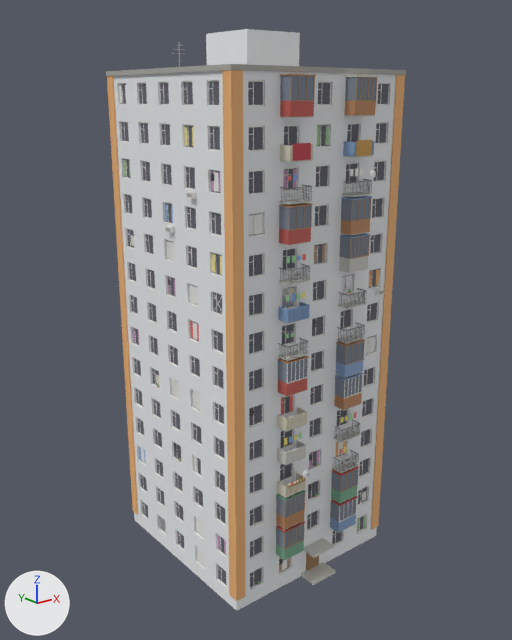
Before and after pictures for a commit that changed the glTF model assets/models/courtyard/tower_block.glb.
Rendered twice from a camera (50 mm lens) standing at (-35.7, -45.0, 38.2) and looking at (-0.3, -0.8, 20.5). Every picture has the same lights, and +X, +Y and +Z are marked at lower left. The older version comes first. Vertices at exactly the same position are counted once.

In view in the first picture: 'tower_block'.
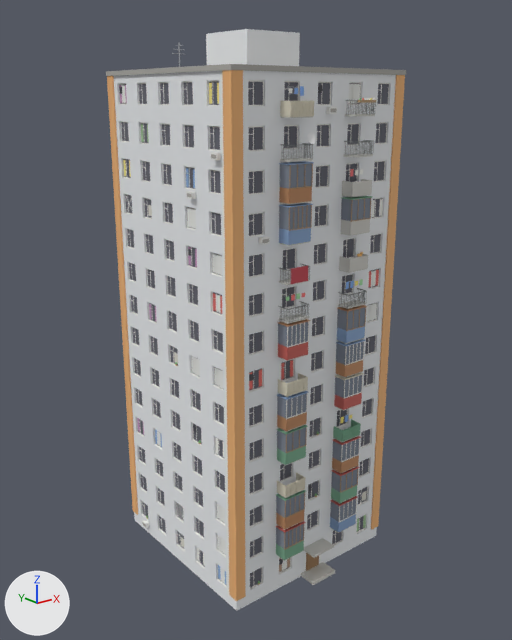
Where the change shows, as pixel boxes [x1, y1, x2, y2] in the pictures (512 x 640 px):
part 1 of me_tower_block, deleted: before [131, 74, 384, 537]
part 2 of me_tower_block, reshaped: before [212, 75, 377, 554]; after [119, 83, 383, 584]
part 3 of me_tower_block, recoloured: [123, 160, 131, 177] in both
part 4 of me_tower_block, recoloured (light grey to green): [277, 446, 306, 465] in both
part 5 of me_tower_block, recoloured (red to blue): [279, 228, 311, 245] in both
part 6 of me_tower_block, recoloured: [341, 196, 372, 200] in both
part 7 of me_tower_block, recoloured (blue to orange): [335, 360, 363, 377] in both
part 8 of me_tower_block, recoloured: [335, 372, 364, 380] in both
part 9 of me_tower_block, recoloured: before [291, 304, 309, 321]; after [292, 142, 370, 322]
part 10 of me_tower_block, recoloured (orange to red): [334, 393, 362, 410] in both
part 11 of me_tower_block, recoloured: [279, 203, 366, 346] in both
part 12 of me_tower_block, recoloured: after [296, 145, 308, 161]
part 13 of me_tower_block, recoloured: after [287, 324, 301, 348]
part 14 of me_tower_block, recoloured: before [346, 426, 357, 439]; after [345, 424, 358, 438]

Diff of the bpy script that builds the scene:
```diff
--- a/assets/models/courtyard/tower_block.glb.py
+++ b/assets/models/courtyard/tower_block.glb.py
@@ me_tower_block @@
-me_tower_block.from_pydata(...)  # 21444 vertices, 31326 faces; spans x -8.4..8.1, y -9.7..8.4, z 0.0..42.8
+me_tower_block.from_pydata(...)  # 21038 vertices, 30758 faces; spans x -8.4..8.4, y -9.9..8.4, z 0.0..42.8
+# me_tower_block part 1: 319 loose pieces with 2636 vertices, spanning x -8.4..8.0, y -9.7..8.4, z 0.7..39.6, are deleted
+# me_tower_block part 2: 262 vertices moved from x -4.0..4.0, y -9.1..-8.0, z 10.0..39.6 to x -4.0..4.0, y -9.1..-8.0, z 10.0..38.0; 504 vertices removed from x -7.9..4.0, y -9.2..7.9, z 4.2..39.6; 2522 vertices added at x -8.4..8.4, y -9.9..8.4, z 0.7..39.1
+# me_tower_block part 3: 24 faces spanning x -7.9, y 5.4..6.6, z 32.2..33.5 switch from mat_ccurt4 (greyish green #a0c495) to mat_ccurt1 (yellow #f6e589)
+# me_tower_block part 4: 36 faces spanning x -4.0..-2.0, y -9.0..-8.0, z 11.8..12.8 switch from mat_cconcrete (light grey #cecdc7) to mat_cclad0 (green #7cad90)
+# me_tower_block part 5: 36 faces spanning x -4.0..-2.0, y -9.0..-8.0, z 28.6..29.6 switch from mat_cclad4 (red #c46159) to mat_cclad1 (blue #89a6cb)
+# me_tower_block part 6: 12 faces spanning x 1.9..4.1, y -9.1..-7.9, z 31.1..31.2 switch from mat_cclad1 (blue #89a6cb) to mat_cclad0 (green #7cad90)
+# me_tower_block part 7: 36 faces spanning x 2.0..4.0, y -9.0..-8.0, z 17.4..18.4 switch from mat_cclad1 (blue #89a6cb) to mat_cclad2 (orange #bc8961)
+# me_tower_block part 8: 12 faces spanning x 1.9..4.1, y -9.1..-7.9, z 17.1..17.2 switch from mat_cclad1 (blue #89a6cb) to mat_cclad3 (pale yellow #ddd7c4)
+# me_tower_block part 9: 144 faces spanning x -4.0..4.0, y -9.0..-8.0, z 23.0..35.2 switch from mat_cclad1 (blue #89a6cb) to mat_crail (grey #767c7c)
+# me_tower_block part 10: 36 faces spanning x 2.0..4.0, y -9.0..-8.0, z 14.6..15.6 switch from mat_cclad2 (orange #bc8961) to mat_cclad4 (red #c46159)
+# me_tower_block part 11: 24 faces spanning x -4.1..4.1, y -9.1..-7.9, z 19.9..31.2 switch from mat_cclad2 (orange #bc8961) to mat_cclad1 (blue #89a6cb)
+# me_tower_block part 12: 72 faces spanning x -4.0..-2.0, y -9.0..-8.0, z 34.2..35.2 switch from mat_cclad3 (pale yellow #ddd7c4) to mat_crail (grey #767c7c)
+# me_tower_block part 13: 32 faces spanning x -4.0..4.0, y -9.0, z 10.0..22.8 switch from mat_crail (grey #767c7c) to mat_cframewhite (white #efede7)
+# me_tower_block part 14: 72 faces spanning x 2.0..4.0, y -9.1..-8.0, z 11.8..12.8 switch from mat_crail (grey #767c7c) to mat_cclad0 (green #7cad90)
+# other edits to the shape of me_tower_block do not show in these pictures
 me_tower_block.materials.append(mat_ctower)
@@ me_tower_block @@
 me_tower_block.materials.append(mat_ccarpet0)
-me_tower_block.materials.append(mat_ccarpet2)  # orange #cba059
 me_tower_block.materials.append(mat_ccurt3)
@@ me_tower_block @@
 me_tower_block.materials.append(mat_csignblue)
+me_tower_block.materials.append(mat_ccat)  # orange #edb86c
+me_tower_block.materials.append(mat_cdishface)  # picture img_dish_logo
```
